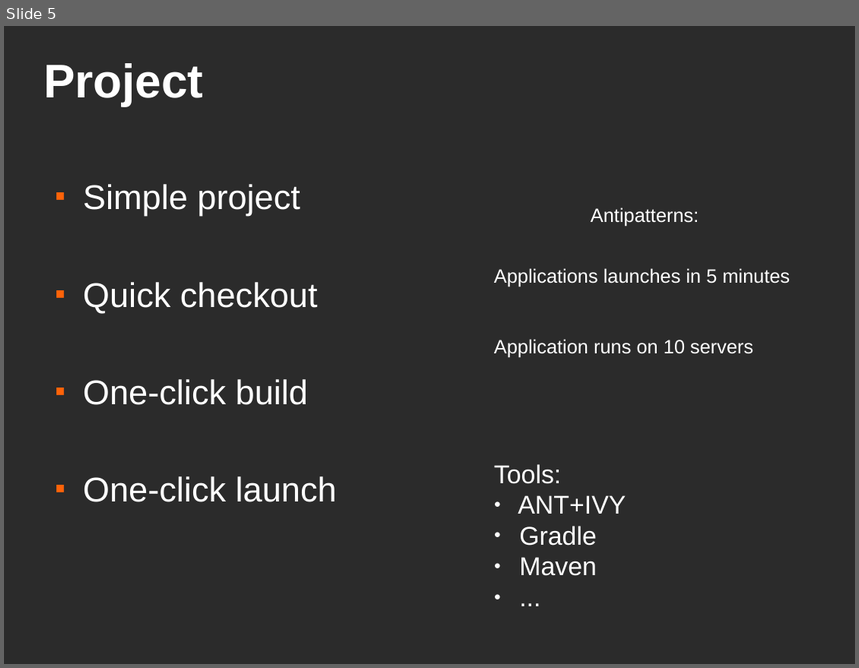
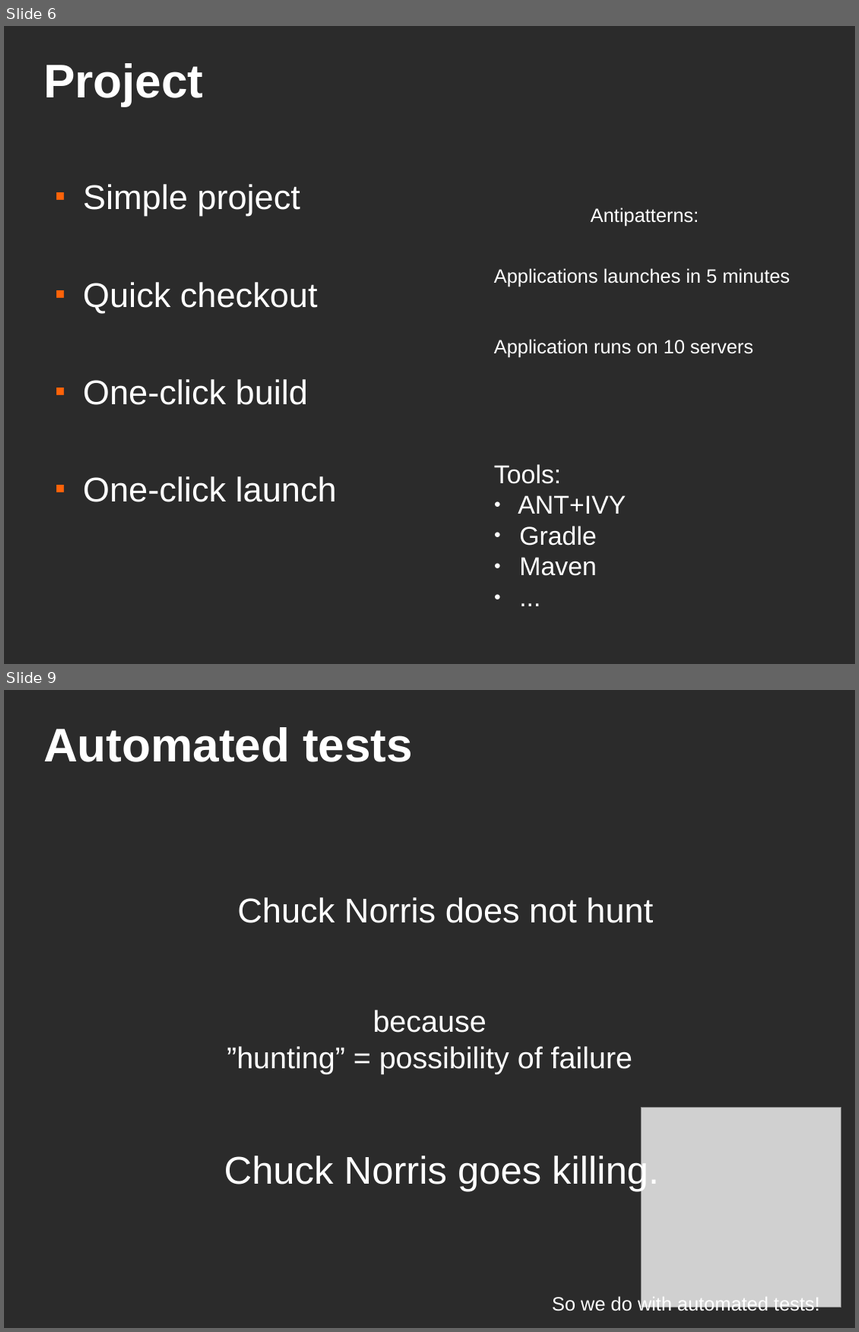
Before and after one commit to asolntsev/presentations, a slide deck: agile-technical-practices/agile-techical-practices.agile-ee.odp. Shown one above the other, each under a label of ours: slide 5 before the commit, slides 6 and 9 after it; the slides between them are not shown. The pictures are 859x668 and 859x1332 pixels, drawn with LibreOffice and Linux fonts; fonts in the diff are those of the drawing; grey boxes stand for pictures; background and template pictures are left out; a plain dark background stands for a picture behind light text. Boxes give left, top, right and bottom in pixels: in the first picture for what was removed or moved away, otherwise in the second. Text is boxed around its words. In the diff, an @@ line names an element or a change of style, - is before the commit and + after.

Commit message:
Added some tests and slides during Agile Saturday

```diff
--- a/agile-technical-practices/agile-techical-practices.agile-ee.odp
+++ b/agile-technical-practices/agile-techical-practices.agile-ee.odp
@@ slide 9 added at (4,690,855,1328), background picture (left out) @@
@@ title added at (44,727,413,762), 44 pt, text #FFFFFF, bold @@
+Automated tests
@@ text added at (237,897,653,923), 32 pt, text #FFFFFF @@
+Chuck Norris does not hunt
@@ text added at (227,1010,633,1075), 28 pt, text #FFFFFF @@
+because
+”hunting” = possibility of failure
@@ picture added at (641,1108,842,1308) @@
@@ text added at (224,1154,659,1192), 36 pt, text #FFFFFF @@
+Chuck Norris goes killing.
@@ text added at (552,1296,820,1315), 18 pt, text #FFFFFF @@
+So we do with automated tests!
@@ what was slide 5 is now slide 6 @@
```
Also in this commit, not shown: 3 slides changed, 6 other slides added, 2 slides removed, 1 other file.
